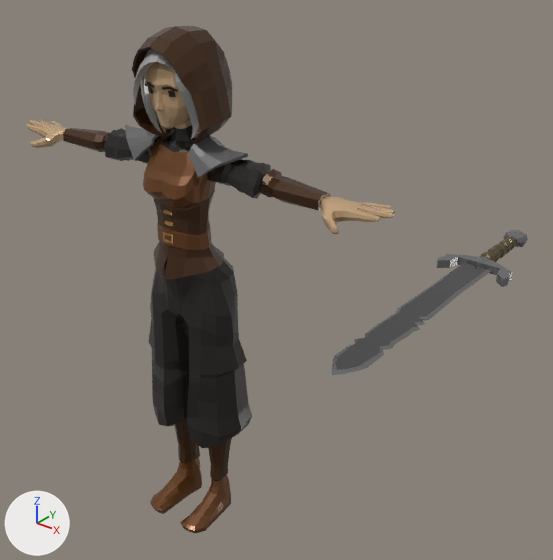
An edit to the glTF model models/g3/ninja-lo.glb, drawn before and after from the same camera.
Both versions are drawn from a 50 mm lens placed at (1.79, -1.82, 2.21), pointed at (0.39, -0.07, 1.12). Every picture has the same lights, and +X, +Y and +Z are marked at lower left. The picture after the commit comes second. Where no turn or scale is listed for an object, it has been applied to the vertices.

In view in the first picture: 'Medieval_Body', 'Medieval_Feet', 'Medieval_Head', 'Medieval_Legs', 'Sword'.
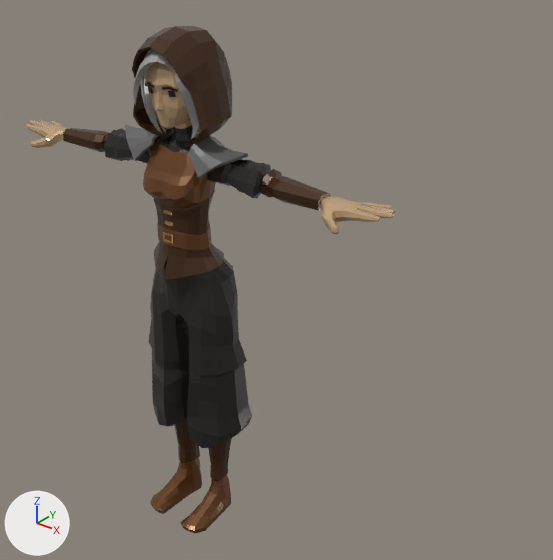
Where the newer file only moved an object's origin or applied its transform, the numbers keep the older frame.

Boxes (x1, y1, x2, y2) around the edits, measured in the pictures (553 x 560 px):
'Sword', deleted: before (331, 230, 528, 375)
    faces in mat_metal_dark (dark grey #4f504f): (336, 262, 489, 370)
    faces in mat_metal (grey #737373): (331, 230, 528, 375)
    faces in mat_brown2 (brown #5c4e32): (480, 236, 517, 262)

Patch to the scene script:
```diff
--- a/models/g3/ninja-lo.glb.py
+++ b/models/g3/ninja-lo.glb.py
@@ ob_sword @@
-ob_sword = bpy.data.objects.new('Sword', me_sword)
-ob_sword.location = (1.118, -0.069, 1.421)
```
